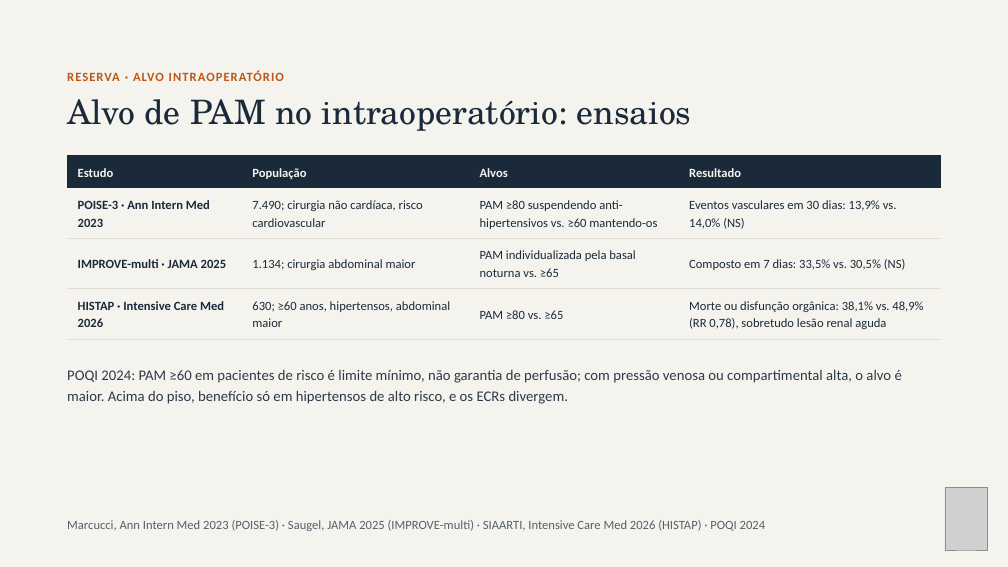
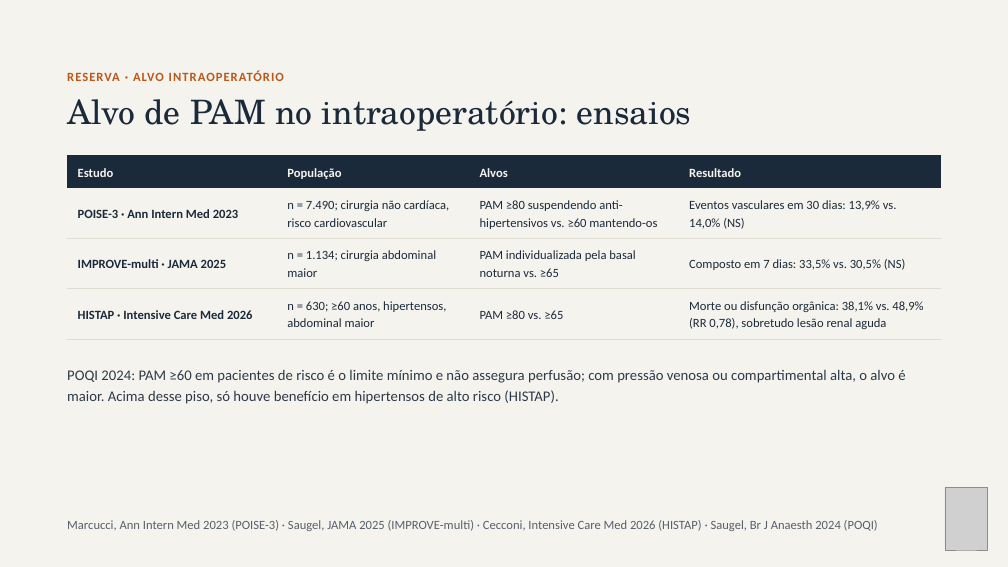
Before and after one commit to brunomoraesdubois-bit/Bruno, a slide deck: slide 32 of apresentacao/Aminas_Vasoativas.pptx (slide 28 before the commit). Drawn at 1008x567 pixels with LibreOffice and Linux fonts; fonts in the diff are those of the drawing; grey boxes stand for pictures. Boxes give left, top, right and bottom in pixels: in the first picture for what was removed or moved away, otherwise in the second. Text is boxed around its words. In the diff, an @@ line names an element or a change of style, - is before the commit and + after.

```diff
--- a/apresentacao/Aminas_Vasoativas.pptx
+++ b/apresentacao/Aminas_Vasoativas.pptx
@@ table at [67,156,941,333] @@
-row 2, column 2: 7.490; cirurgia não cardíaca, risco cardiovascular
+row 2, column 2: n = 7.490; cirurgia não cardíaca, risco cardiovascular
-row 3, column 2: 1.134; cirurgia abdominal maior
+row 3, column 2: n = 1.134; cirurgia abdominal maior
-row 4, column 2: 630; ≥60 anos, hipertensos, abdominal maior
+row 4, column 2: n = 630; ≥60 anos, hipertensos, abdominal maior
@@ text at [67,369,905,404]: text changed @@
-POQI 2024: PAM ≥60 em pacientes de risco é limite mínimo, não garantia de perfusão; com pressão venosa ou compartimental alta, o alvo é maior. Acima do piso, benefício só em hipertensos de alto risco, e os ECRs divergem.
+POQI 2024: PAM ≥60 em pacientes de risco é o limite mínimo e não assegura perfusão; com pressão venosa ou compartimental alta, o alvo é maior. Acima desse piso, só houve benefício em hipertensos de alto risco (HISTAP).
@@ text at [67,520,878,531]: text changed @@
-Marcucci, Ann Intern Med 2023 (POISE-3) · Saugel, JAMA 2025 (IMPROVE-multi) · SIAARTI, Intensive Care Med 2026 (HISTAP) · POQI 2024
+Marcucci, Ann Intern Med 2023 (POISE-3) · Saugel, JAMA 2025 (IMPROVE-multi) · Cecconi, Intensive Care Med 2026 (HISTAP) · Saugel, Br J Anaesth 2024 (POQI)
```
Also in this commit, not shown: 28 other slides changed, 4 slides added, 37 other files.
